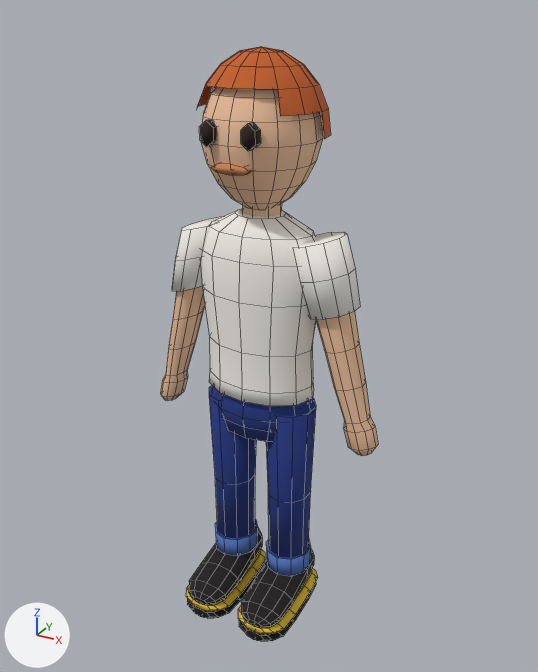
The Blender file art/avatar-builder/base/base.blend, before and after one commit.
Both versions are drawn from a 50 mm camera at (0.517, -0.914, 0.945) aimed at (0.008, 0.012, 0.483). Every picture has the same lights, and +X, +Y and +Z are marked at lower left. The older version comes first. Mesh edges are drawn as thin lines.

In view in the first picture: 'body', 'face', 'hair', 'jeans', 'shoes', 'tee'.
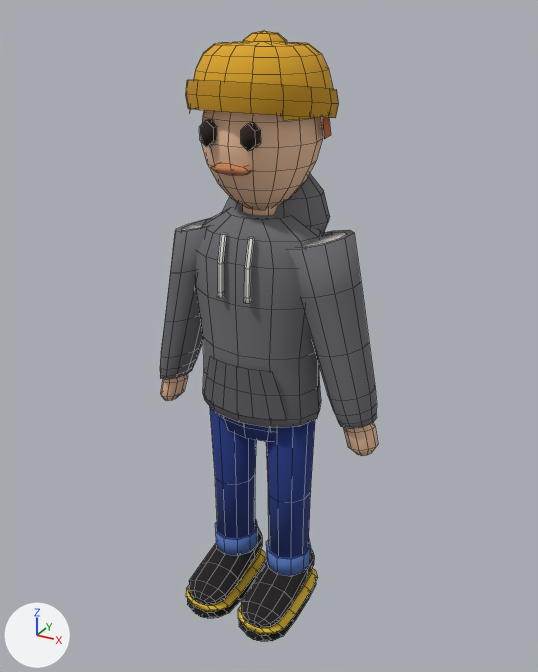
The change, as a diff of the scene's bpy script:
```diff
--- a/art/avatar-builder/base/base.blend.py
+++ b/art/avatar-builder/base/base.blend.py
@@ mat_beanie @@
+mat_beanie = principled_material('beanie')
+mat_beanie.base_color = (0.716, 0.376, 0.0212)  # orange #dca528
+mat_beanie.roughness = 1.0
@@ mat_beanie_cuff @@
+mat_beanie_cuff = principled_material('beanie-cuff')
+mat_beanie_cuff.base_color = (0.578, 0.296, 0.0137)  # orange #c8941f
+mat_beanie_cuff.roughness = 1.0
@@ mat_hoodie @@
+mat_hoodie = principled_material('hoodie')
+mat_hoodie.base_color = (0.156, 0.156, 0.171)  # grey #6e6e73
+mat_hoodie.roughness = 1.0
@@ mat_string @@
+mat_string = principled_material('string')
+mat_string.base_color = (0.815, 0.799, 0.753)  # white #e9e7e1
+mat_string.roughness = 1.0
@@ mat_hoodie_pocket @@
+mat_hoodie_pocket = principled_material('hoodie-pocket')
+mat_hoodie_pocket.base_color = (0.114, 0.114, 0.127)  # dark grey #5f5f64
+mat_hoodie_pocket.roughness = 1.0
@@ me_beanie @@
+me_beanie.from_pydata(...)  # 160 vertices, 148 faces; spans x -0.103..0.103, y -0.1..0.112, z 0.803..0.919
+me_beanie.polygons.foreach_set('use_smooth', [True] * 148)
+# faces by material slot: [116, 32]
+me_beanie.materials.append(mat_beanie)  # orange #dca528
+me_beanie.materials.append(mat_beanie_cuff)  # orange #c8941f
@@ me_hoodie @@
+me_hoodie.from_pydata(...)  # 353 vertices, 300 faces; spans x -0.191..0.191, y -0.081..0.11, z 0.367..0.73
+me_hoodie.polygons.foreach_set('use_smooth', [True] * 300)
+# faces by material slot: [248, 12, 40]
+me_hoodie.materials.append(mat_hoodie)  # grey #6e6e73
+me_hoodie.materials.append(mat_hoodie_pocket)  # dark grey #5f5f64
+me_hoodie.materials.append(mat_string)  # white #e9e7e1
@@ ob_beanie @@
+ob_beanie = bpy.data.objects.new('beanie', me_beanie)
+ob_beanie.location = (0.0, 0.0, 0.0)
@@ ob_hoodie @@
+ob_hoodie = bpy.data.objects.new('hoodie', me_hoodie)
+ob_hoodie.location = (0.0, 0.0, 0.0)
```

What differs and where, as boxes (x1, y1, x2, y2) in the pictures (538 x 672 px):
'hoodie', added
    after: (160, 173, 377, 429)
    faces in mat_hoodie (grey #6e6e73): (160, 173, 377, 429)
    faces in mat_hoodie_pocket (dark grey #5f5f64): (204, 356, 287, 420)
    faces in mat_string (white #e9e7e1): (217, 233, 255, 304)
'beanie', added (orange)
    after: (186, 30, 339, 120)
    faces in mat_beanie (orange #dca528): (189, 30, 333, 120)
    faces in mat_beanie_cuff (orange #c8941f): (186, 80, 339, 118)
'tee', unchanged, covered by the edit
    before: (172, 208, 360, 406)
    after: (184, 220, 346, 247)
'hair', unchanged, covered by the edit
    before: (197, 46, 331, 139)
    after: (280, 115, 331, 139)
